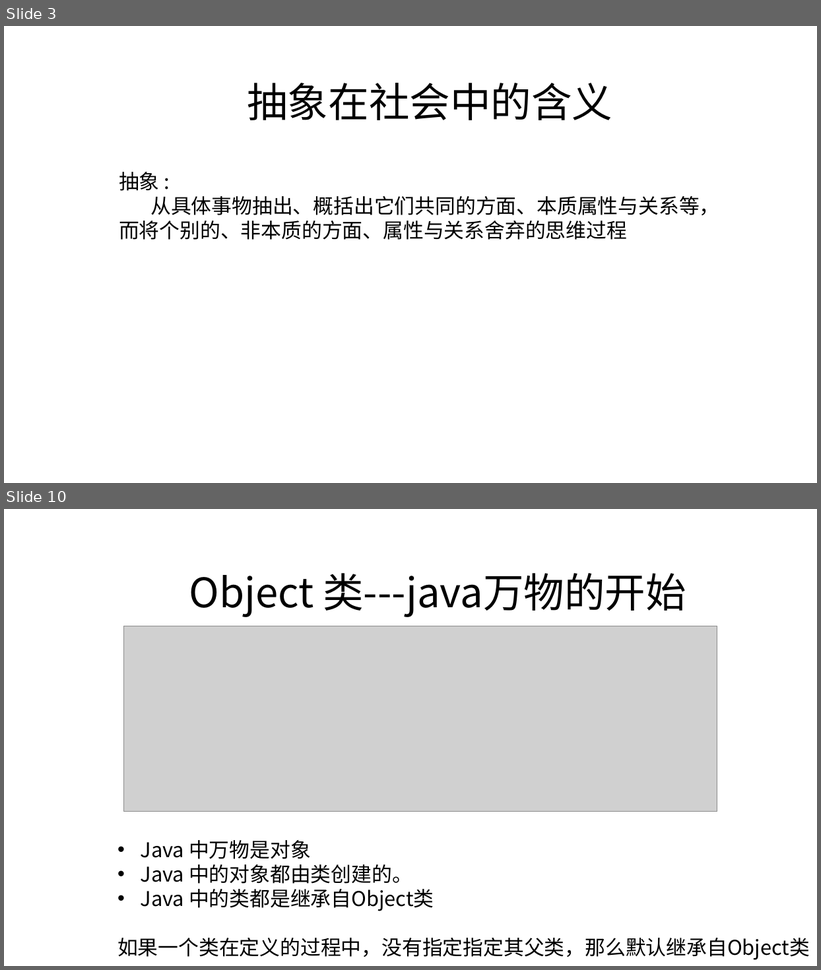
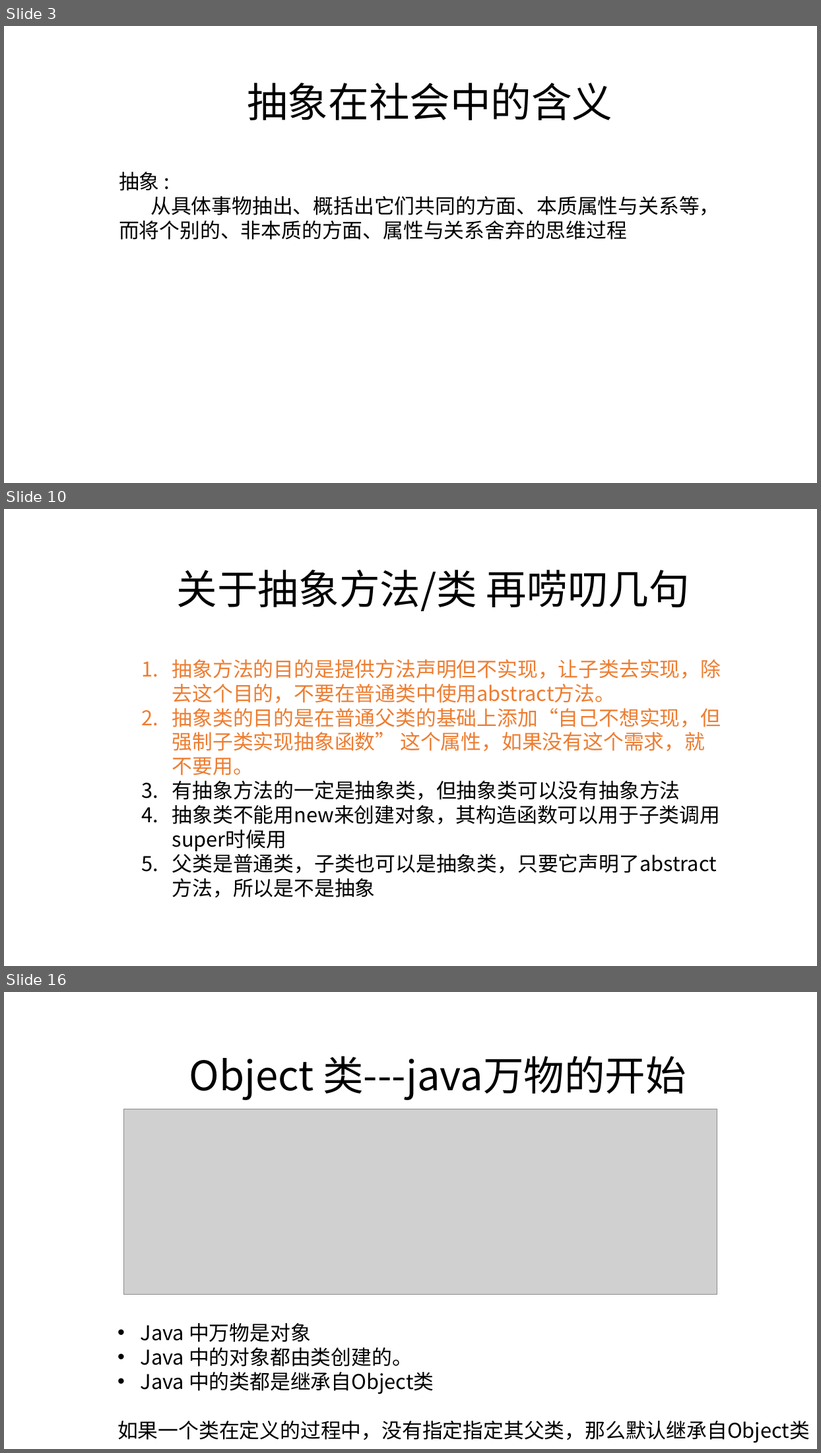
Before and after one commit to zjyesir/hmc_java_1, a slide deck: ppt/12.抽象类和接口.pptx. Shown one above the other, each under a label of ours: slides 3 and 10 before the commit, slides 3, 10 and 16 after it; the slides between them are not shown. The pictures are 821x970 and 821x1453 pixels, drawn with LibreOffice and Linux fonts; fonts in the diff are those of the drawing; grey boxes stand for pictures; background and template pictures are left out. Boxes give left, top, right and bottom in pixels: in the first picture for what was removed or moved away, otherwise in the second. Text is boxed around its words. In the diff, an @@ line names an element or a change of style, - is before the commit and + after.

Commit message:
抽象部分写完

```diff
--- a/ppt/12.抽象类和接口.pptx
+++ b/ppt/12.抽象类和接口.pptx
@@ slide 10 added at bbox=[4, 509, 817, 966], background picture (left out) @@
@@ text added at bbox=[177, 570, 690, 611], 48 pt, text #000000 @@
+关于抽象方法/类 再唠叨几句
@@ text added at bbox=[172, 659, 721, 898], 24 pt, text #ED7D31 @@
+1. 抽象方法的目的是提供方法声明但不实现，让子类去实现，除去这个目的，不要在普通类中使用abstract方法。
+2. 抽象类的目的是在普通父类的基础上添加“自己不想实现，但强制子类实现抽象函数” 这个属性，如果没有这个需求，就不要用。
+3. 有抽象方法的一定是抽象类，但抽象类可以没有抽象方法
+4. 抽象类不能用new来创建对象，其构造函数可以用于子类调用super时候用
+5. 父类是普通类，子类也可以是抽象类，只要它声明了abstract方法，所以是不是抽象
@@ what was slide 10 is now slide 16 @@
```
Also in this commit, not shown: 3 slides changed, 8 other slides added, 3 slides removed.
